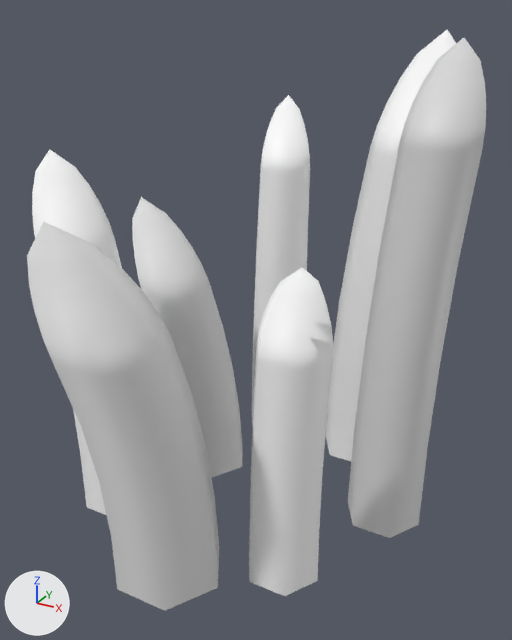
Renders of the glTF model assets/models/grass/grass_tuft.gltf from each side of a commit.
One viewpoint serves both versions: a 50 mm camera at (0.332, -0.628, 0.516) aimed at (0.011, -0.046, 0.225). Arrows for +X, +Y and +Z are at lower left; the lights stay in place. The older version comes first. Vertices at exactly the same position are counted once.

In view in the first picture: 'grass_tuft'.
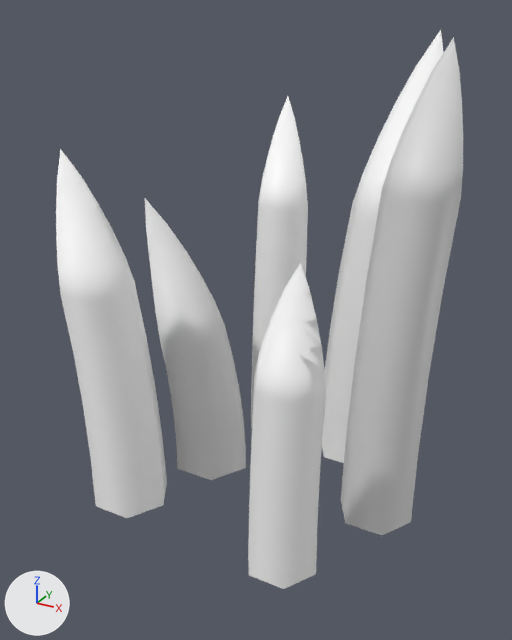
Changed parts and their boxes (x1, y1, x2, y2) in the pictures (512 x 640 px):
'grass_tuft', reshaped (11% narrower): before (27, 30, 486, 611); after (56, 30, 463, 589)
part 1 of me_grass_tuft, rebuilt: before (252, 95, 310, 425); after (251, 97, 308, 428)
part 2 of me_grass_tuft, rebuilt (7% narrower): before (249, 267, 333, 596); after (248, 263, 326, 589)
part 3 of me_grass_tuft, rebuilt (12% narrower): before (348, 38, 486, 538); after (341, 37, 463, 535)
part 4 of me_grass_tuft, rebuilt (6% narrower): before (326, 30, 456, 461); after (322, 30, 444, 463)
part 5 of me_grass_tuft, rebuilt (8% narrower): before (132, 197, 242, 478); after (145, 199, 246, 480)
part 6 of me_grass_tuft, rebuilt: before (32, 149, 122, 515); after (56, 149, 167, 518)
part 7 of me_grass_tuft, deleted: before (27, 221, 219, 611)

What changed in the scene script:
```text
Change me_grass_tuft:
    used by ob_grass_tuft; location = (0.0, 0.0, 0.0)
    remove me_grass_tuft.from_pydata(...)  # 385 vertices, 714 faces; spans x -0.184..0.205, y -0.296..0.227, z 0.0..0.496
    add me_grass_tuft.from_pydata(...)  # 330 vertices, 612 faces; spans x -0.171..0.192, y -0.179..0.213, z 0.0..0.496
    me_grass_tuft part 1: the loose piece of 55 vertices spanning x -0.11..-0.01, y 0.091..0.227, z 0.0..0.416 is rebuilt with 55 vertices and now spans x -0.1..-0.007, y 0.084..0.213, z 0.0..0.416
    me_grass_tuft part 2: the loose piece of 55 vertices spanning x 0.048..0.145, y -0.196..-0.093, z 0.0..0.345 is rebuilt with 55 vertices and now spans x 0.043..0.132, y -0.179..-0.086, z 0.0..0.345
    me_grass_tuft part 3: the loose piece of 55 vertices spanning x 0.105..0.205, y -0.034..0.038, z 0.0..0.495 is rebuilt with 55 vertices and now spans x 0.096..0.192, y -0.034..0.038, z 0.0..0.495
    me_grass_tuft part 4: the loose piece of 55 vertices spanning x 0.02..0.153, y 0.077..0.21, z 0.0..0.496 is rebuilt with 55 vertices and now spans x 0.015..0.142, y 0.069..0.19, z 0.0..0.496
    me_grass_tuft part 5: the loose piece of 55 vertices spanning x -0.176..-0.034, y -0.039..0.044, z 0.0..0.321 is rebuilt with 55 vertices and now spans x -0.16..-0.029, y -0.039..0.044, z 0.0..0.321
    me_grass_tuft part 6: the loose piece of 55 vertices spanning x -0.184..-0.084, y -0.16..-0.073, z 0.0..0.397 is rebuilt with 55 vertices and now spans x -0.171..-0.076, y -0.149..-0.067, z 0.0..0.397
    me_grass_tuft part 7: the loose piece of 55 vertices spanning x -0.069..0.044, y -0.296..-0.133, z 0.0..0.384 is deleted
```
